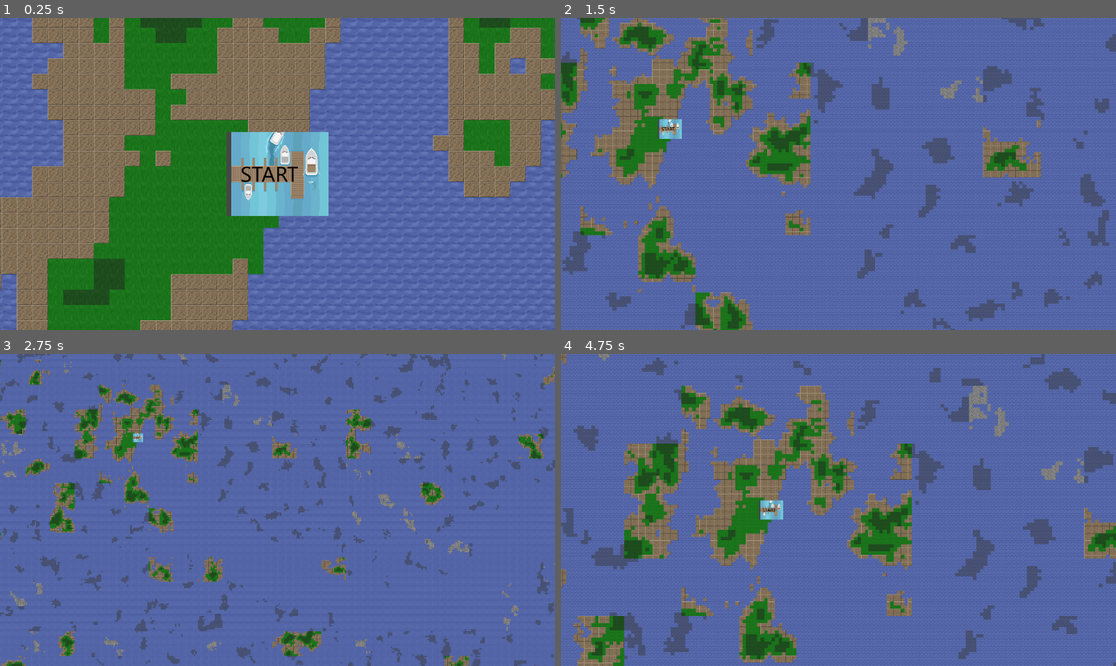
Above: before the commit, frames 1-4 (two rows, left to right).
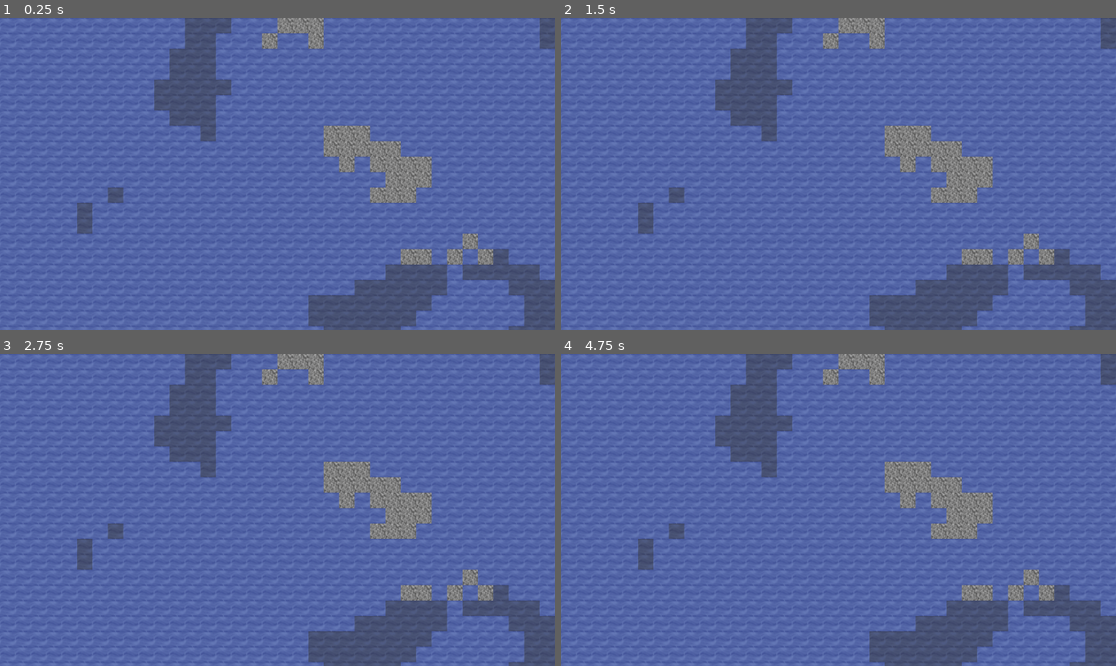
Above: after the commit, the same moments.

Repository: KN-Neuron/Neurogaming-wdrozenie-2026
Game: Godot game, scene res://main.tscn
Two runs of this game, one before a commit and one after it. Both use one fixed random seed, a clock stepped at 60 frames per second and the inputs below. The project has no main scene, so this scene is started directly.
Inputs:
- Up to frame 1 (0.25 s): no input
- Up to frame 2 (1.5 s): tap Enter at 0.5 s; hold Right (ui_right) 0.53-1.28 s; hold E 0.53-1.28 s; hold Down (ui_down) from 1.28 s (still down); tap Q at 1.35 s
- Up to frame 3 (2.75 s): release Down (ui_down) at 2.03 s; hold Right (ui_right) from 2.03 s (still down); hold E from 2.03 s (still down)
- Up to frame 4 (4.75 s): release Right (ui_right) at 2.78 s; release E at 2.78 s; hold Up (ui_up) 2.78-3.53 s; tap Q at 2.85, 4.35 s; hold E 3.53-4.28 s; hold Left (ui_left) from 3.53 s (still down)

The runs differ from the first frame. In frame 1, 68% of the frame differs, in the area x 0-100%, y 0-100%; in frame 2, 33%; in frame 3, 25%; in frame 4, 36%.

Commit message:
Disable debug mode

Diff:
--- a/neuroship/World/Terrain/terrain_generator.tscn
+++ b/neuroship/World/Terrain/terrain_generator.tscn
@@ -11,7 +11,6 @@
 
 [node name="TerrainGenerator" type="Node2D" unique_id=1720604078]
 script = ExtResource("1_yh308")
-debug_mode = true
 start_port_scene = ExtResource("2_6vbfo")
 end_port_scene = ExtResource("3_cgc3n")
 biomes = Array[ExtResource("2_hsgs1")]([ExtResource("3_rmhb2"), ExtResource("4_svws0"), ExtResource("5_m31hp")])
